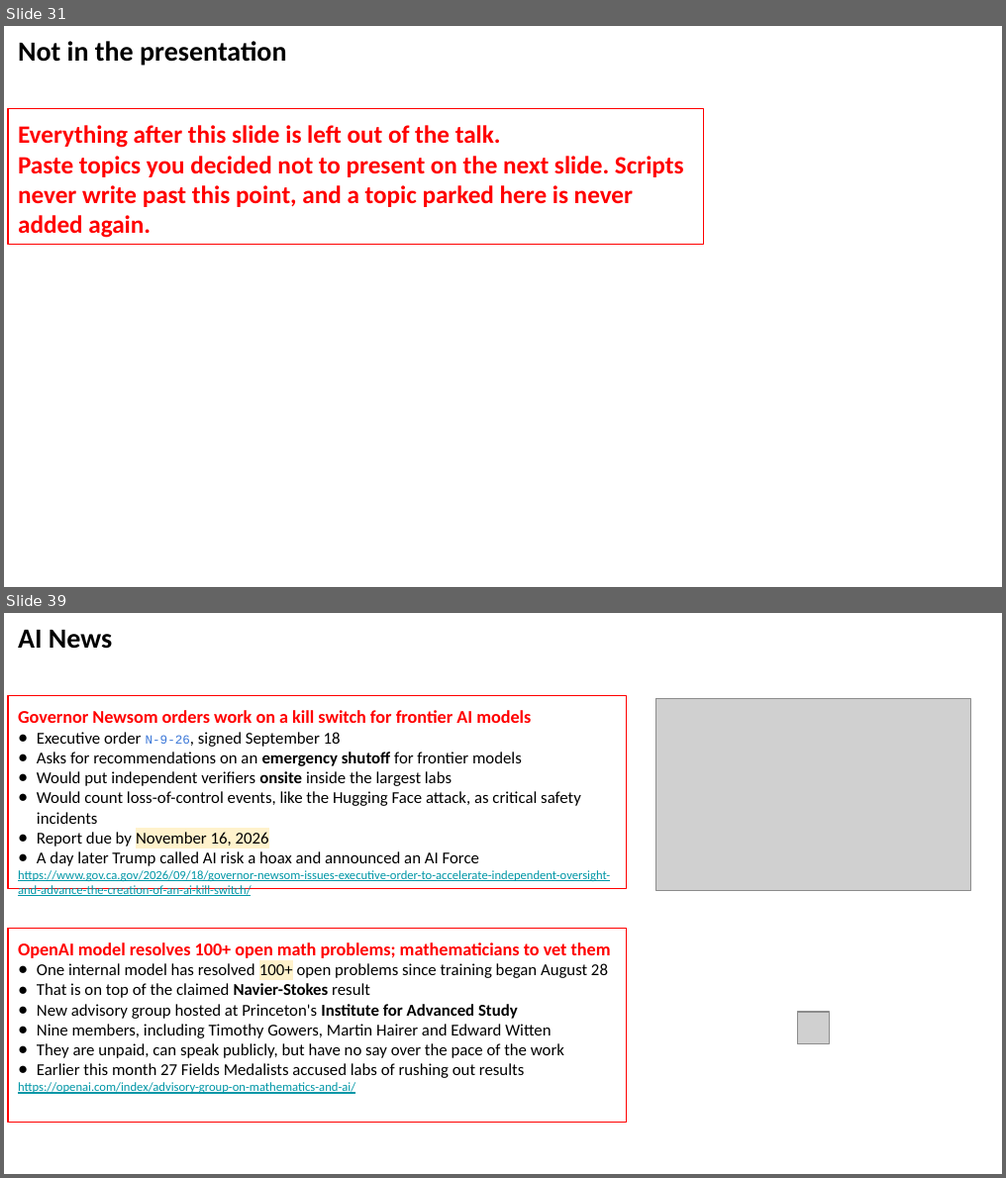
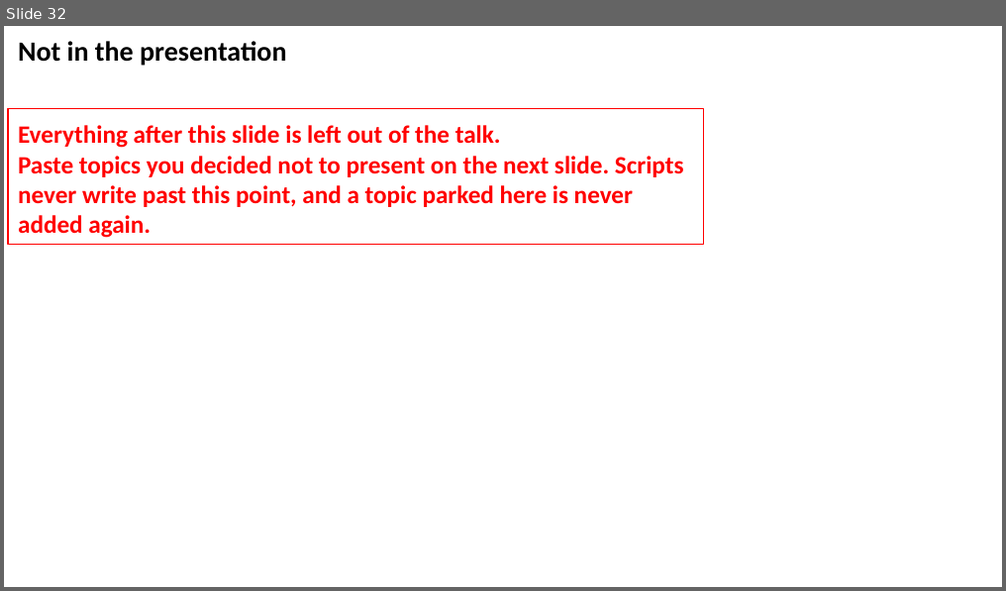
Before and after one commit to lselector/seminar, a slide deck: 2026/2026-09-25-AI-News.pptx. Shown one above the other, each under a label of ours: slides 31 and 39 before the commit, slide 32 after it; the slides between them are not shown. The pictures are 1006x1178 and 1006x591 pixels, drawn with LibreOffice and Linux fonts; fonts in the diff are those of the drawing; grey boxes stand for pictures. Boxes give left, top, right and bottom in pixels: in the first picture for what was removed or moved away, otherwise in the second. Text is boxed around its words. In the diff, an @@ line names an element or a change of style, - is before the commit and + after.

```diff
--- a/2026/2026-09-25-AI-News.pptx
+++ b/2026/2026-09-25-AI-News.pptx
@@ slide 39 removed at <box>4,613,1002,1174</box>, background #FFFFFF @@
@@ text removed at <box>18,629,112,649</box> @@
-AI News
@@ rectangle removed at <box>8,696,627,889</box> @@
-Governor Newsom orders work on a kill switch for frontier AI models
-● Executive order N-9-26, signed September 18
-● Asks for recommendations on an emergency shutoff for frontier models
-● Would put independent verifiers onsite inside the largest labs
-● Would count loss-of-control events, like the Hugging Face attack, as critical safety incidents
-● Report due by November 16, 2026
-● A day later Trump called AI risk a hoax and announced an AI Force
-https://www.gov.ca.gov/2026/09/18/governor-newsom-issues-executive-order-to-accelerate-independent-oversight-and-advance-the-creation-of-an-ai-kill-switch/
@@ picture removed at <box>655,699,970,891</box> @@
@@ rectangle removed at <box>8,929,627,1123</box> @@
-OpenAI model resolves 100+ open math problems; mathematicians to vet them
-● One internal model has resolved 100+ open problems since training began August 28
-● That is on top of the claimed Navier-Stokes result
-● New advisory group hosted at Princeton's Institute for Advanced Study
-● Nine members, including Timothy Gowers, Martin Hairer and Edward Witten
-● They are unpaid, can speak publicly, but have no say over the pace of the work
-● Earlier this month 27 Fields Medalists accused labs of rushing out results
-https://openai.com/index/advisory-group-on-mathematics-and-ai/
@@ picture removed at <box>797,1012,829,1044</box> @@
@@ what was slide 31 is now slide 32 @@
```
Also in this commit, not shown: 8 slides changed, 3 slides added, 3 other slides removed.
